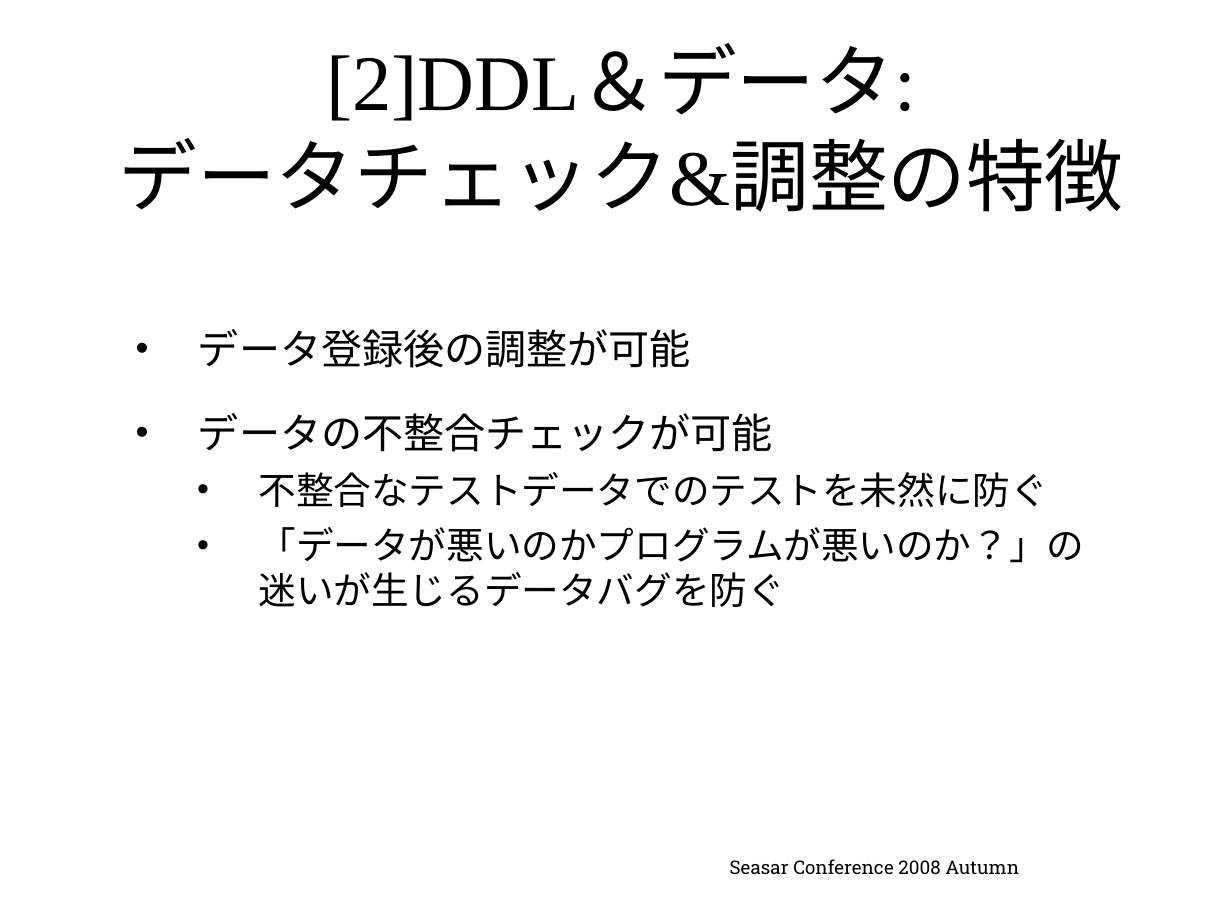
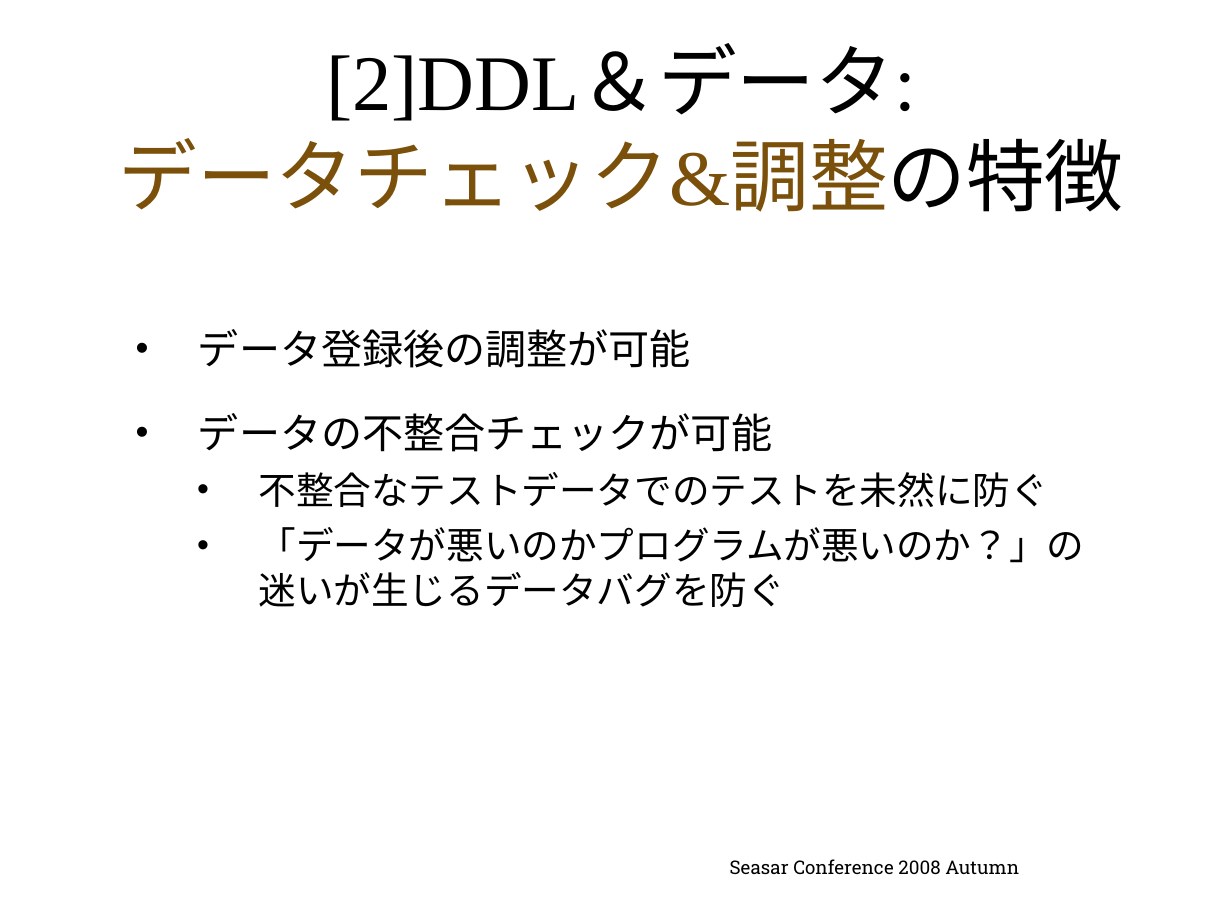
Before and after one commit to seasarorg/dbflute, a slide deck: slide 32 of dbflute/etc/doc/ref/session/resource/GenbaSolution2-sc2008autumn-dbflute.pptx (slide 30 before the commit). Drawn at 1232x924 pixels with LibreOffice and Linux fonts; fonts in the diff are those of the drawing; background and template pictures are left out. Boxes give left, top, right and bottom in pixels: in the first picture for what was removed or moved away, otherwise in the second. Text is boxed around its words. In the diff, an @@ line names an element or a change of style, - is before the commit and + after.

```diff
--- a/dbflute/etc/doc/ref/session/resource/GenbaSolution2-sc2008autumn-dbflute.pptx
+++ b/dbflute/etc/doc/ref/session/resource/GenbaSolution2-sc2008autumn-dbflute.pptx
@@ title "[2]DDL＆データ: データチェック&調整の特徴" at <box>119,48,1124,212</box>: text colour #000000 to #7A500A in "データチェック&調整の特徴" @@
```
Also in this commit, not shown: 12 other slides changed, 4 slides added.
